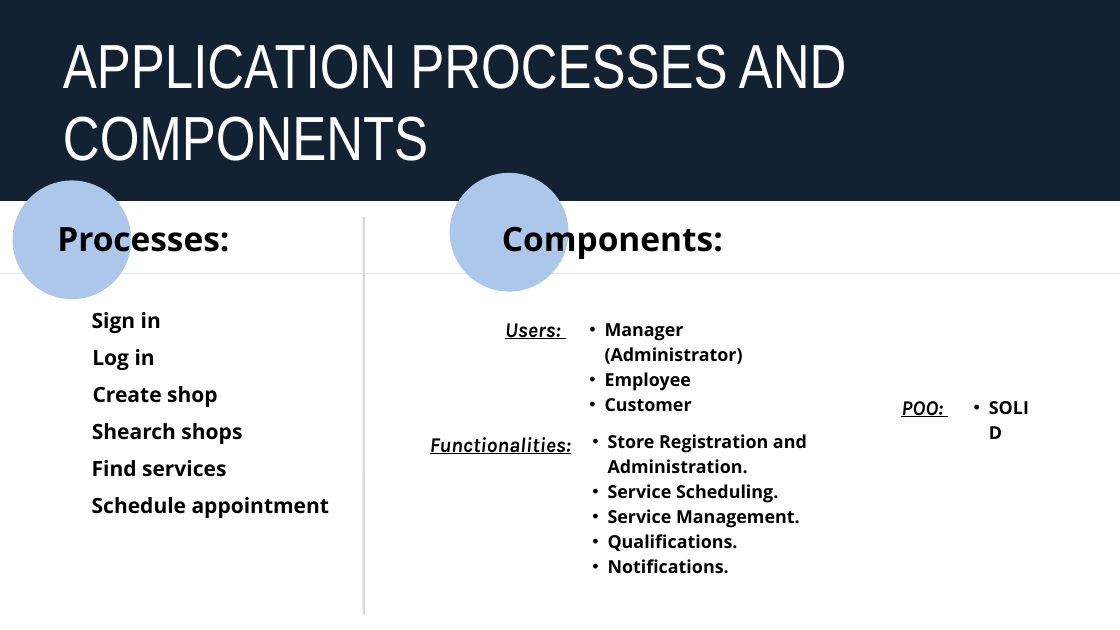
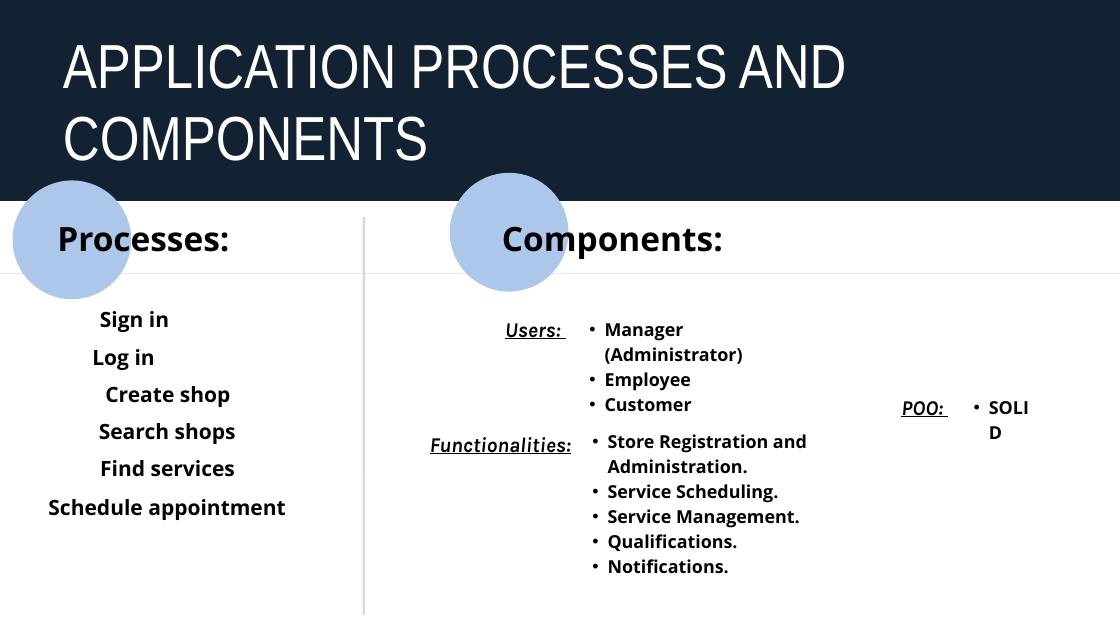
Before and after one commit to BussinessGalore/Documentation, a slide deck: slide 7 of Slides/Slides.pptx. Drawn at 1120x630 pixels with LibreOffice and Linux fonts; fonts in the diff are those of the drawing. Boxes give left, top, right and bottom in pixels: in the first picture for what was removed or moved away, otherwise in the second. Text is boxed around its words. In the diff, an @@ line names an element or a change of style, - is before the commit and + after.

Commit message:
Add files via upload
Last Version Slides

```diff
--- a/Slides/Slides.pptx
+++ b/Slides/Slides.pptx
@@ text "Sign in": place and size @@
-text "Sign in" at (92,312,161,333)
+text "Sign in" at (100,311,169,332)
@@ text "Create shop": place and size @@
-text "Create shop" at (93,386,218,407)
+text "Create shop" at (105,386,231,407)
@@ text at (99,423,236,444): text changed @@
-Shearch shops
+Search shops
@@ text "Find services": place and size @@
-text "Find services" at (92,460,226,477)
+text "Find services" at (100,460,235,477)
@@ text "Schedule appointment": place and size @@
-text "Schedule appointment" at (92,497,329,518)
+text "Schedule appointment" at (48,499,285,520)
```
